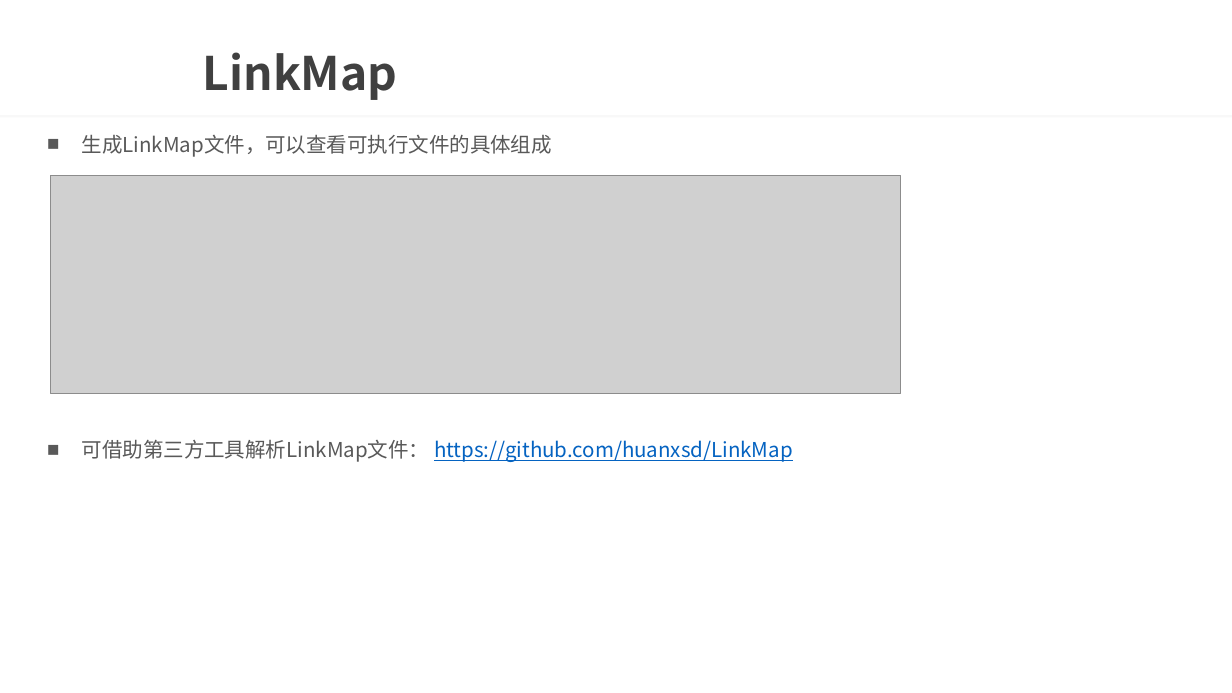
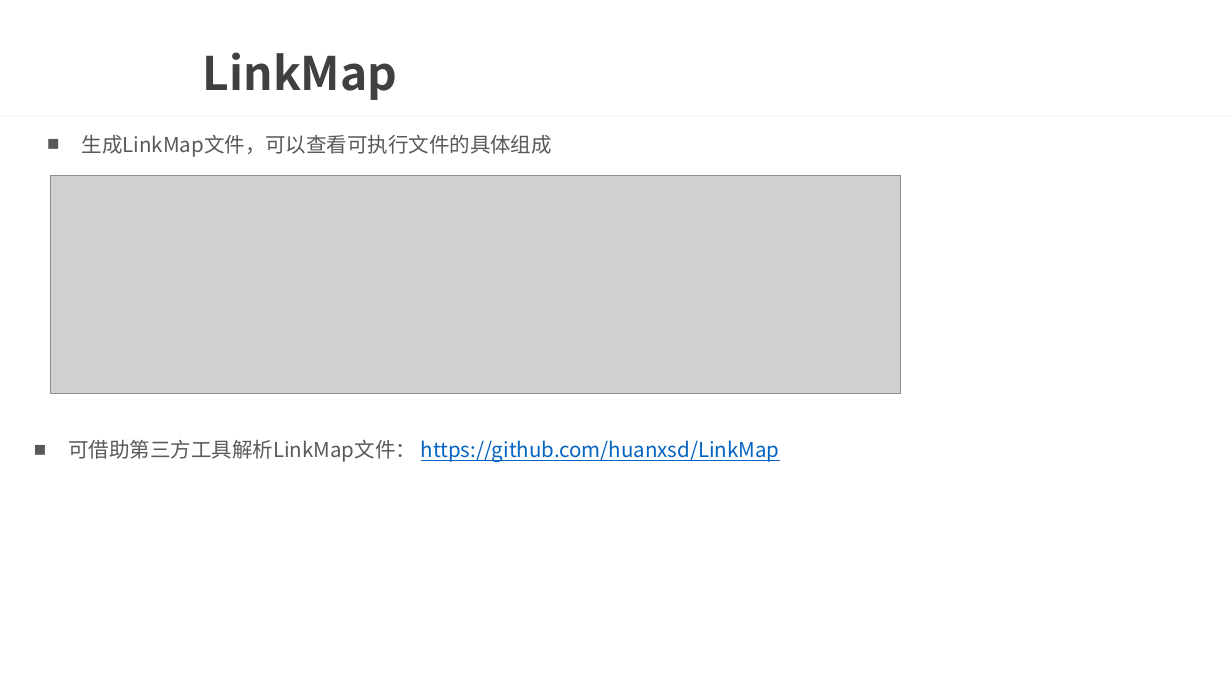
Before and after one commit to Jentlezhi/oc_object, a slide deck: slide 20 of document/底层课件/06-性能优化.pptx. Drawn at 1232x693 pixels with LibreOffice and Linux fonts; fonts in the diff are those of the drawing; grey boxes stand for pictures; background and template pictures are left out. Boxes give left, top, right and bottom in pixels: in the first picture for what was removed or moved away, otherwise in the second. Text is boxed around its words. In the diff, an @@ line names an element or a change of style, - is before the commit and + after.

```diff
--- a/document/底层课件/06-性能优化.pptx
+++ b/document/底层课件/06-性能优化.pptx
@@ text "可借助第三方工具解析LinkMap文件： https://github.com/huanxsd/LinkMap": place and size @@
-text "可借助第三方工具解析LinkMap文件： https://github.com/huanxsd/LinkMap" at box(82, 440, 793, 462)
+text "可借助第三方工具解析LinkMap文件： https://github.com/huanxsd/LinkMap" at box(68, 440, 780, 462)
```
Also in this commit, not shown: 52 other files.
